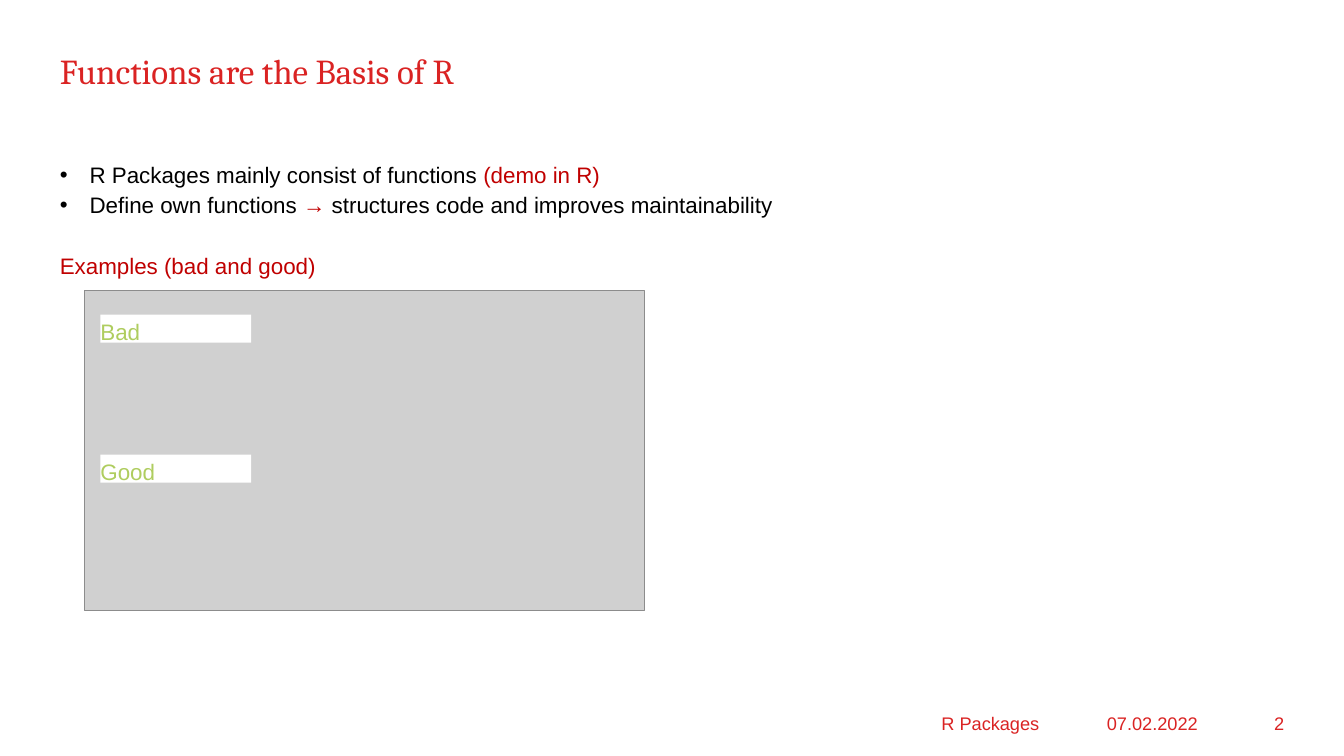
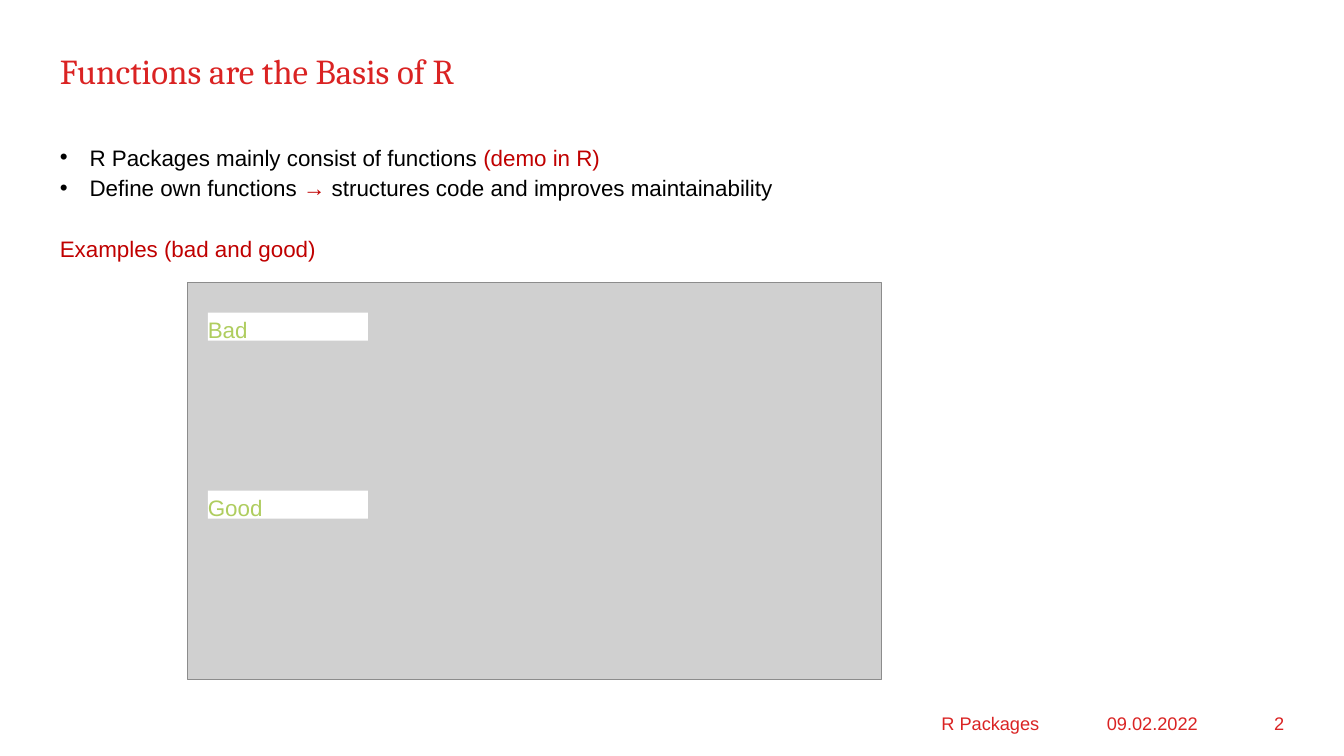
Before and after one commit to mayer79/apero, a slide deck: slide 2 of RPackage_en.pptx. Drawn at 1344x756 pixels with LibreOffice and Linux fonts; fonts in the diff are those of the drawing; grey boxes stand for pictures; background and template pictures are left out. Boxes give left, top, right and bottom in pixels: in the first picture for what was removed or moved away, otherwise in the second. Text is boxed around its words. In the diff, an @@ line names an element or a change of style, - is before the commit and + after.

```diff
--- a/RPackage_en.pptx
+++ b/RPackage_en.pptx
@@ text "R Packages mainly consist of ...": place and size @@
-text "R Packages mainly consist of ..." at [60,166,772,279]
+text "R Packages mainly consist of ..." at [60,149,772,262]
@@ picture: place and size @@
-picture at [85,290,644,611]
+picture at [188,283,881,681]
@@ rectangle "Bad": place and size @@
-rectangle "Bad" at [101,315,252,343]
+rectangle "Bad" at [208,313,368,341]
@@ rectangle "Good": place and size @@
-rectangle "Good" at [101,455,252,483]
+rectangle "Good" at [208,491,368,519]
@@ text at [1107,717,1198,730]: text changed @@
-07.02.2022
+09.02.2022
```
Also in this commit, not shown: 6 other slides changed, 9 other files.
